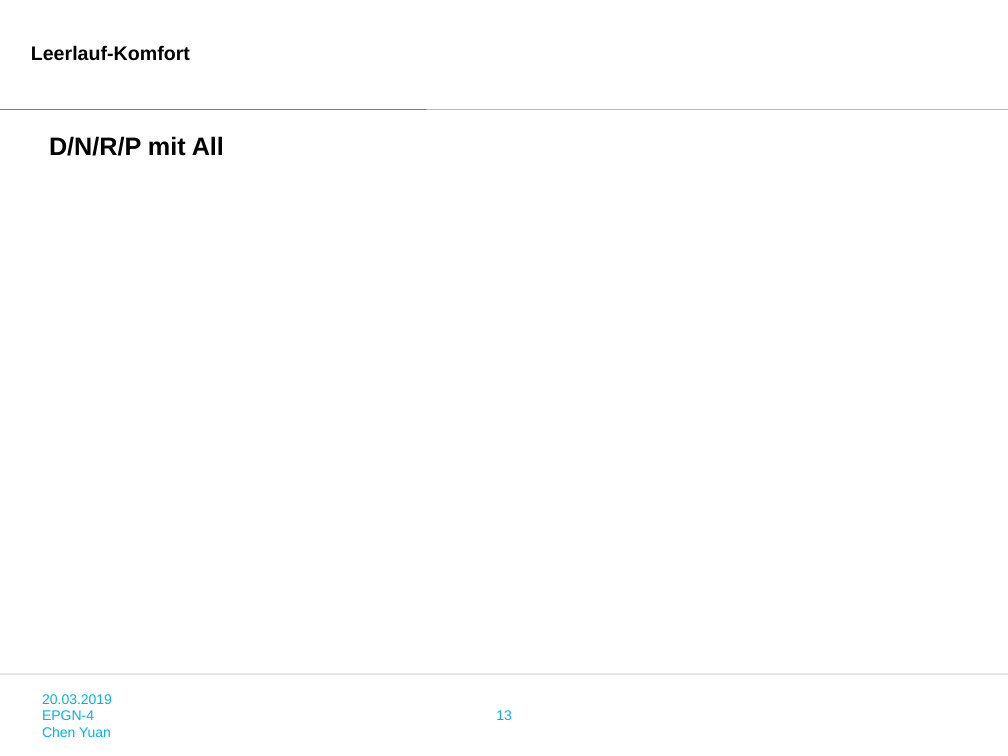
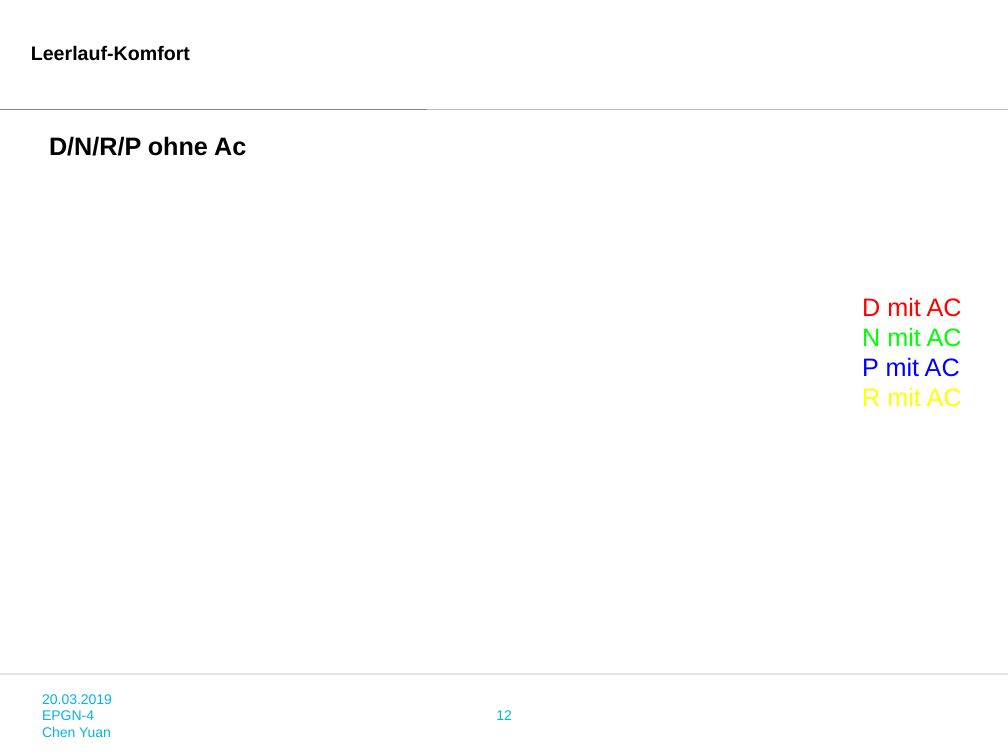
Before and after one commit to zhangxingjing/EPGN_INFO, a slide deck: slide 12 of epgn_info/epgn_info/apps/calculate/PPTModel/4zuo.pptx (slide 13 before the commit). Drawn at 1008x756 pixels with LibreOffice and Linux fonts; fonts in the diff are those of the drawing; background and template pictures are left out. Boxes give left, top, right and bottom in pixels: in the first picture for what was removed or moved away, otherwise in the second. Text is boxed around its words. In the diff, an @@ line names an element or a change of style, - is before the commit and + after.

```diff
--- a/epgn_info/epgn_info/apps/calculate/PPTModel/4zuo.pptx
+++ b/epgn_info/epgn_info/apps/calculate/PPTModel/4zuo.pptx
@@ text at box(49, 136, 246, 156): text changed @@
-D/N/R/P mit All
+D/N/R/P ohne Ac
@@ text added at box(862, 297, 962, 407), 18 pt, text #FF0000 @@
+D mit AC
+N mit AC
+P mit AC
+R mit AC
@@ page number at box(496, 710, 512, 720): text changed @@
-13
+12
```
Also in this commit, not shown: 5 other slides changed, 2 slides added, 3 slides removed, 14 other files.
